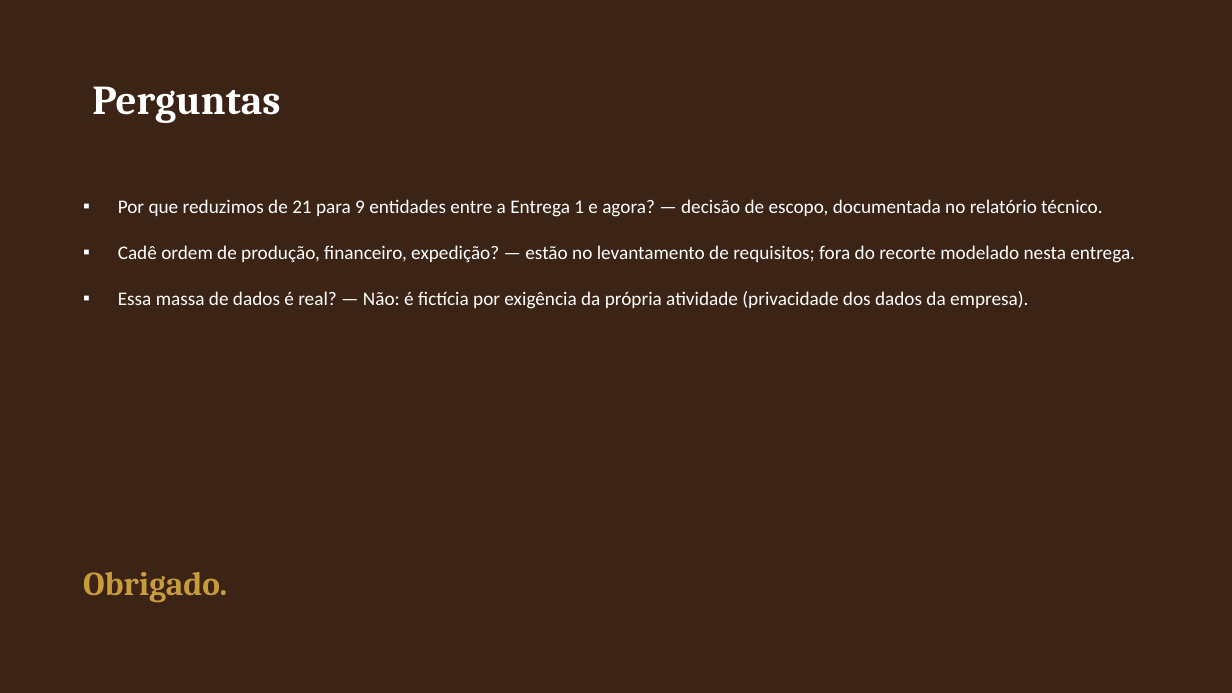
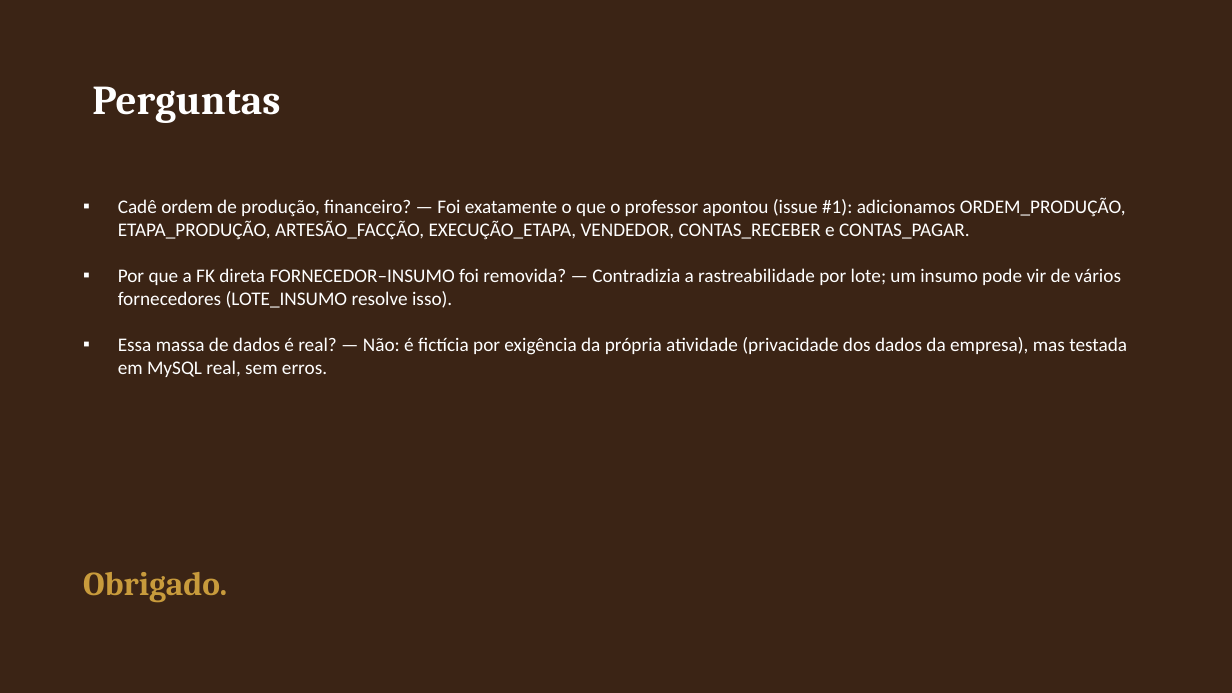
Before and after one commit to matheusmontagner8/Modelagem-de-Dados, a slide deck: slide 12 of Entrega2/apresentacao.pptx (slide 10 before the commit). Drawn at 1232x693 pixels with LibreOffice and Linux fonts; fonts in the diff are those of the drawing. Boxes give left, top, right and bottom in pixels: in the first picture for what was removed or moved away, otherwise in the second. Text is boxed around its words. In the diff, an @@ line names an element or a change of style, - is before the commit and + after.

```diff
--- a/Entrega2/apresentacao.pptx
+++ b/Entrega2/apresentacao.pptx
@@ text at bbox=[118, 197, 1127, 377]: text changed @@
-▪ Por que reduzimos de 21 para 9 entidades entre a Entrega 1 e agora? — decisão de escopo, documentada no relatório técnico.
-▪ Cadê ordem de produção, financeiro, expedição? — estão no levantamento de requisitos; fora do recorte modelado nesta entrega.
-▪ Essa massa de dados é real? — Não: é fictícia por exigência da própria atividade (privacidade dos dados da empresa).
+▪ Cadê ordem de produção, financeiro? — Foi exatamente o que o professor apontou (issue #1): adicionamos ORDEM_PRODUÇÃO, ETAPA_PRODUÇÃO, ARTESÃO_FACÇÃO, EXECUÇÃO_ETAPA, VENDEDOR, CONTAS_RECEBER e CONTAS_PAGAR.
+▪ Por que a FK direta FORNECEDOR–INSUMO foi removida? — Contradizia a rastreabilidade por lote; um insumo pode vir de vários fornecedores (LOTE_INSUMO resolve isso).
+▪ Essa massa de dados é real? — Não: é fictícia por exigência da própria atividade (privacidade dos dados da empresa), mas testada em MySQL real, sem erros.
```
Also in this commit, not shown: 8 other slides changed, 2 slides added, 5 other files.
